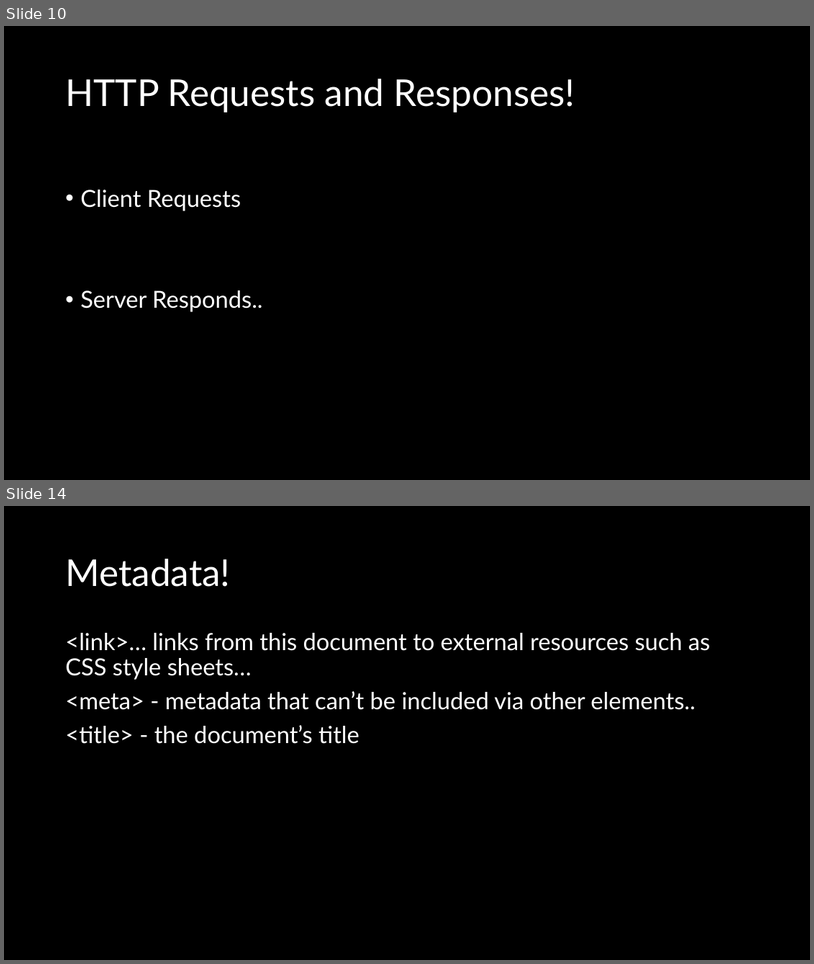
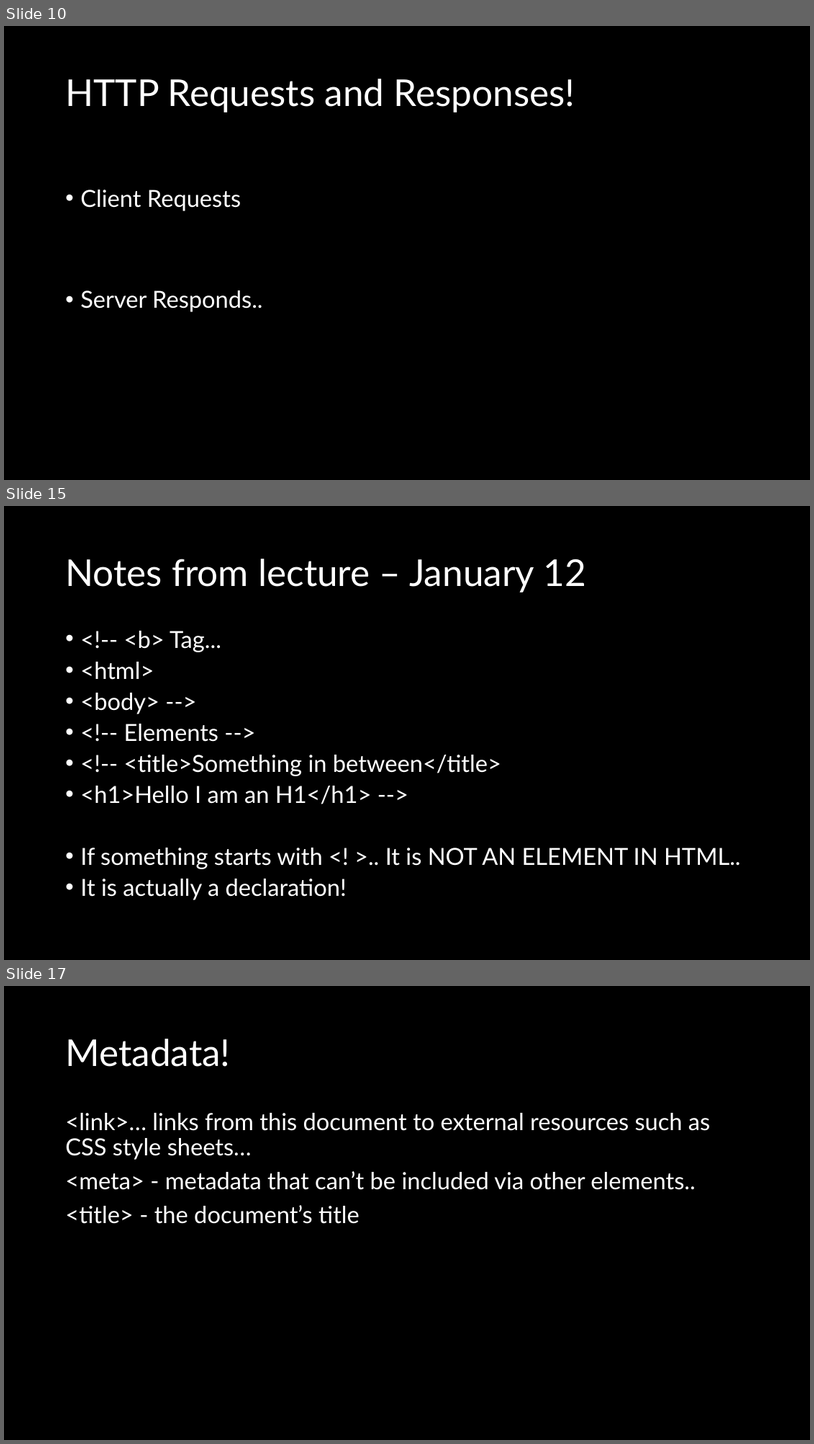
Before and after one commit to natiquekeyin/winter2026, a slide deck: FrontEnd/Week1/Week 1.pptx. Shown one above the other, each under a label of ours: slides 10 and 14 before the commit, slides 10, 15 and 17 after it; the slides between them are not shown. The pictures are 814x964 and 814x1444 pixels, drawn with LibreOffice and Linux fonts; fonts in the diff are those of the drawing. Boxes give left, top, right and bottom in pixels: in the first picture for what was removed or moved away, otherwise in the second. Text is boxed around its words. In the diff, an @@ line names an element or a change of style, - is before the commit and + after.

```diff
--- a/FrontEnd/Week1/Week 1.pptx
+++ b/FrontEnd/Week1/Week 1.pptx
@@ slide 15 added at [4, 506, 810, 960], background #000000 @@
@@ title added at [65, 559, 586, 592], 44 pt, text #FFFFFF @@
+Notes from lecture – January 12
@@ text added at [80, 631, 741, 900], 28 pt, text #FFFFFF @@
+• <!-- <b> Tag...
+• <html>
+• <body> -->
+• <!-- Elements -->
+• <!-- <title>Something in between</title>
+• <h1>Hello I am an H1</h1> -->
+• If something starts with <! >.. It is NOT AN ELEMENT IN HTML..
+• It is actually a declaration!
@@ what was slide 14 is now slide 17 @@
```
Also in this commit, not shown: 5 slides changed, 2 other slides added, 3 other files.
